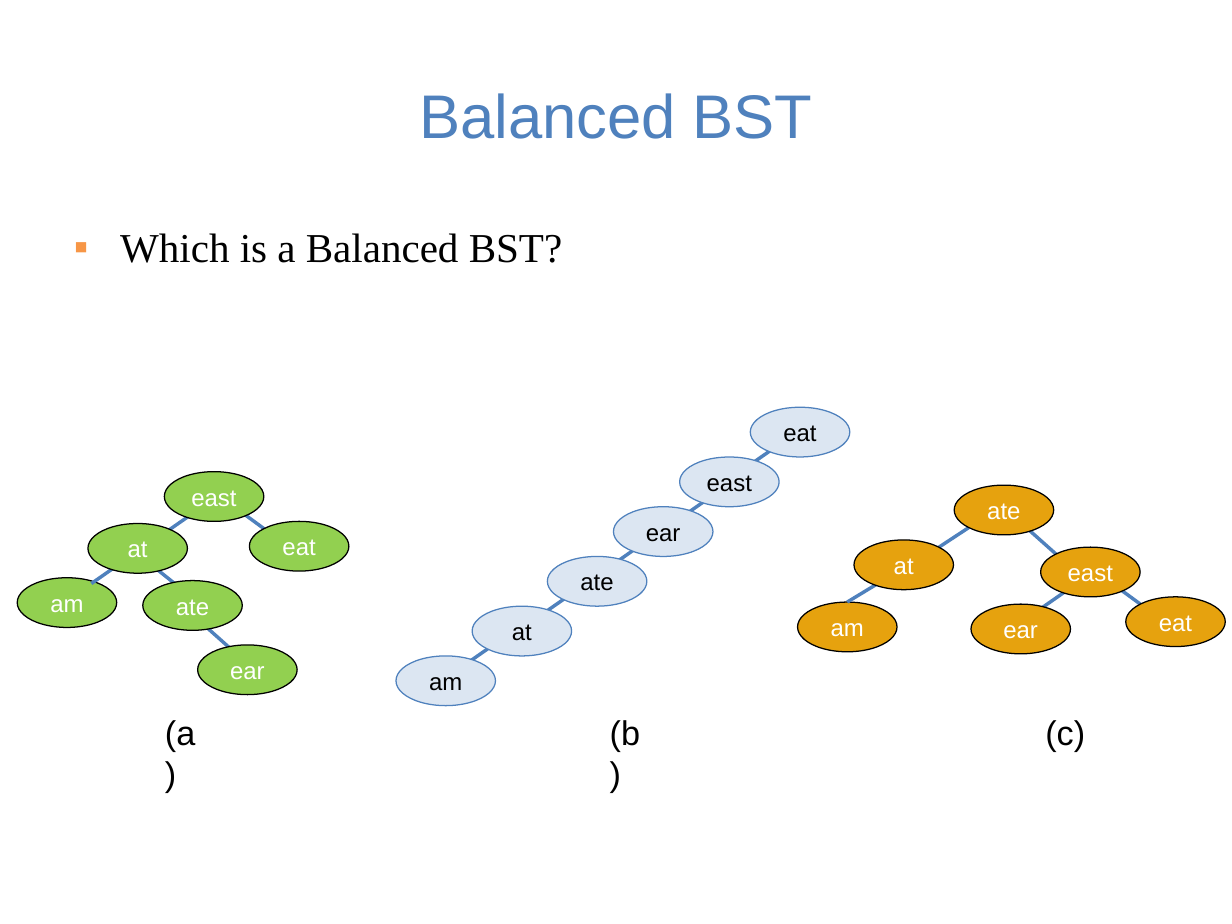
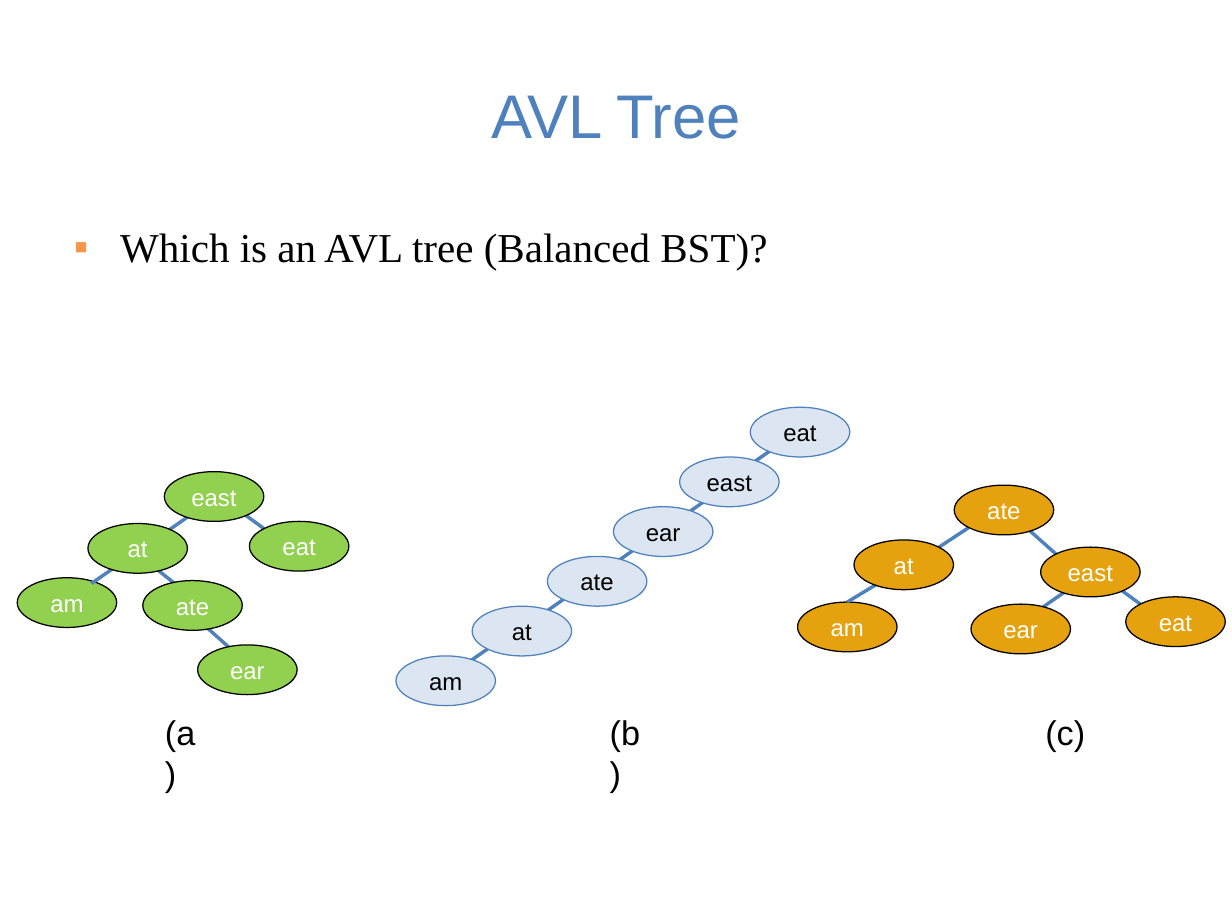
Before and after one commit to guhofstra/CSC111Fa25, a slide deck: slide 3 of PPTs/Lecture 8-binary search tree exercises.pptx. Drawn at 1232x924 pixels with LibreOffice and Linux fonts; fonts in the diff are those of the drawing. Boxes give left, top, right and bottom in pixels: in the first picture for what was removed or moved away, otherwise in the second. Text is boxed around its words. In the diff, an @@ line names an element or a change of style, - is before the commit and + after.

```diff
--- a/PPTs/Lecture 8-binary search tree exercises.pptx
+++ b/PPTs/Lecture 8-binary search tree exercises.pptx
@@ title at (x1=491, y1=95, x2=740, y2=139): text changed @@
-Balanced BST
+AVL Tree
@@ text at (x1=120, y1=233, x2=767, y2=270): text changed @@
-▪ Which is a Balanced BST?
+▪ Which is an AVL tree (Balanced BST)?
```
Also in this commit, not shown: 5 other slides changed, 4 other files.
